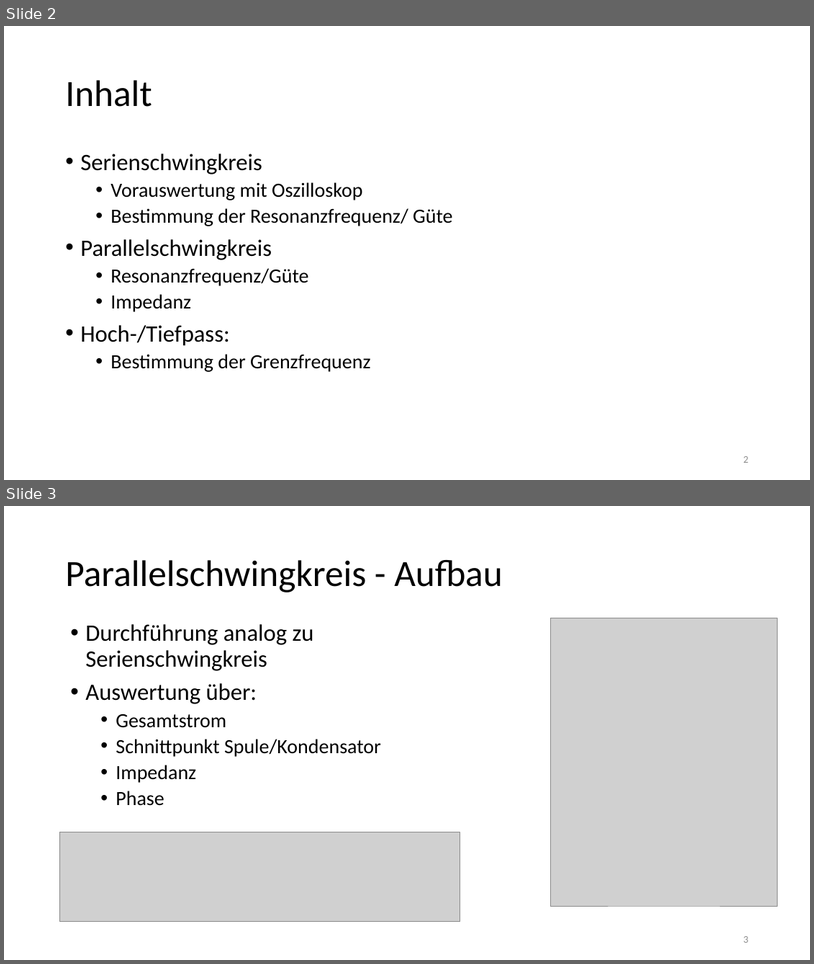
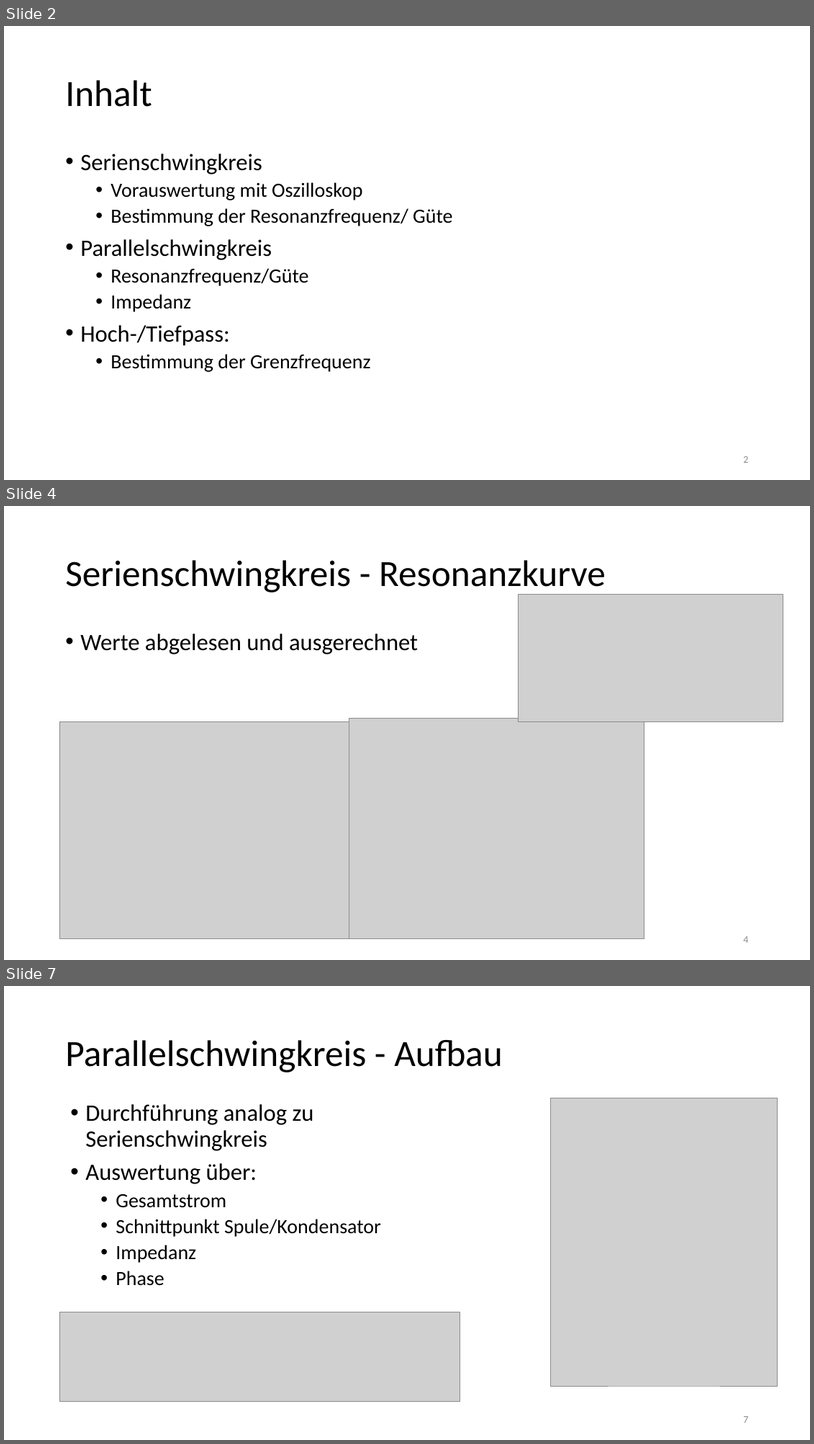
Before and after one commit to thewhitecat/grundpraktikum1, a slide deck: grundpraktikum2/E-Lehre/E-Lehre.pptx. Shown one above the other, each under a label of ours: slides 2 and 3 before the commit, slides 2, 4 and 7 after it; the slides between them are not shown. The pictures are 814x964 and 814x1444 pixels, drawn with LibreOffice and Linux fonts; fonts in the diff are those of the drawing; grey boxes stand for pictures. Boxes give left, top, right and bottom in pixels: in the first picture for what was removed or moved away, otherwise in the second. Text is boxed around its words. In the diff, an @@ line names an element or a change of style, - is before the commit and + after.

```diff
--- a/grundpraktikum2/E-Lehre/E-Lehre.pptx
+++ b/grundpraktikum2/E-Lehre/E-Lehre.pptx
@@ slide 4 added at <box>4,506,810,960</box>, background #FFFFFF @@
@@ title added at <box>65,560,606,595</box>, 44 pt, text #000000 @@
+Serienschwingkreis - Resonanzkurve
@@ picture added at <box>519,595,784,722</box> @@
@@ text added at <box>80,633,418,654</box>, 28 pt, text #000000 @@
+• Werte abgelesen und ausgerechnet
@@ picture added at <box>350,718,645,939</box> @@
@@ picture added at <box>59,722,350,939</box> @@
@@ page number added at <box>743,936,748,942</box>, 12 pt, text #8C8C8C @@
+4
@@ what was slide 3 is now slide 7 @@
@@ page number at <box>743,1416,748,1422</box>: text changed @@
-3
+7
```
Also in this commit, not shown: 7 other slides added.
